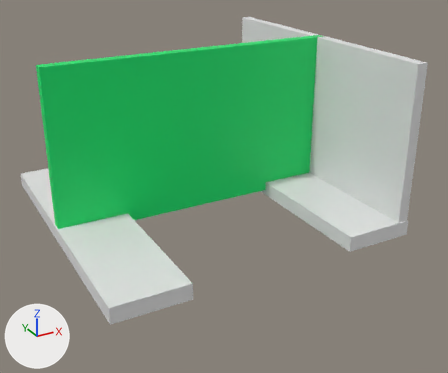
Renders of the glTF model src/objects/level5.glb from each side of a commit.
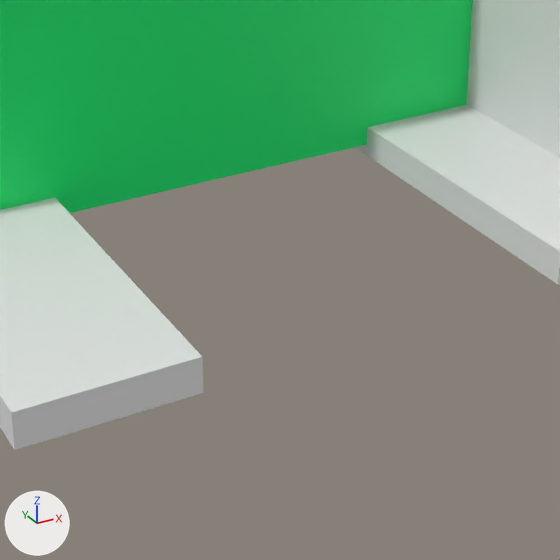
There are two pictures of each version: one whole from a camera (50 mm lens) standing at (-26.2, -53.2, 26.8) and looking at (1.4, -3.1, 1.8), one close up on the part from 23% to 78% of the width and 34% to 100% of the height. The lights are fixed; the arrows at lower left show +X, +Y and +Z. Where no turn or scale is listed for an object, it has been applied to the vertices.
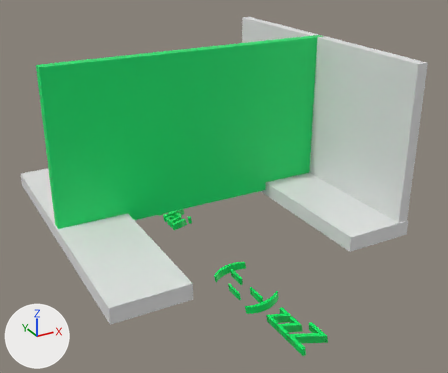
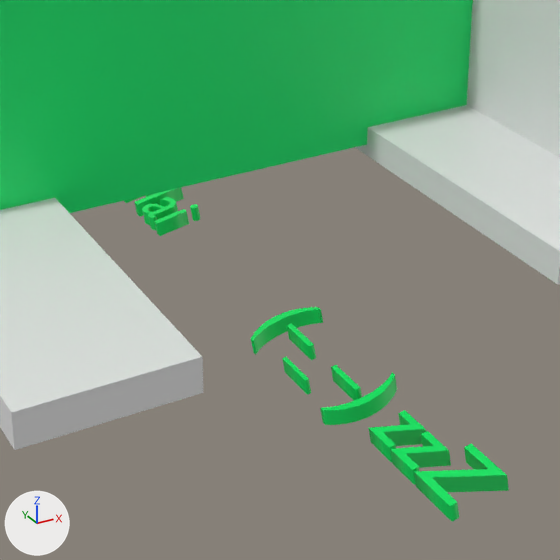
Commit message: added text to levels

Edits to the scene script, one JSON object a line:
```json
{"op": "add", "block": "mat_material_001", "code": ["mat_material_001 = principled_material('Material.001')", "mat_material_001.base_color = (0.0, 0.8, 0.126)  # green #00e763"]}
{"op": "add", "block": "me_text", "code": ["me_text = bpy.data.meshes.new('Text')", "me_text.from_pydata(...)  # 748 vertices, 1452 faces; spans x 12.9..16.7, y -19.1..12.8, z 1.9..3.3", "me_text.materials.append(mat_material_001)  # green #00e763"]}
{"op": "add", "block": "ob_text_x", "code": ["ob_text_x = bpy.data.objects.new('Text_X', me_text)", "ob_text_x.location = (-13.01, 0.91, -10.59)"]}
```

Location of each change, [x1, y1, x2, y2] in pixels of the close-ups (560 x 560 px):
```json
{"object": "Text_X", "change": "added", "after": [124, 188, 509, 521], "on screen": "green"}
```
